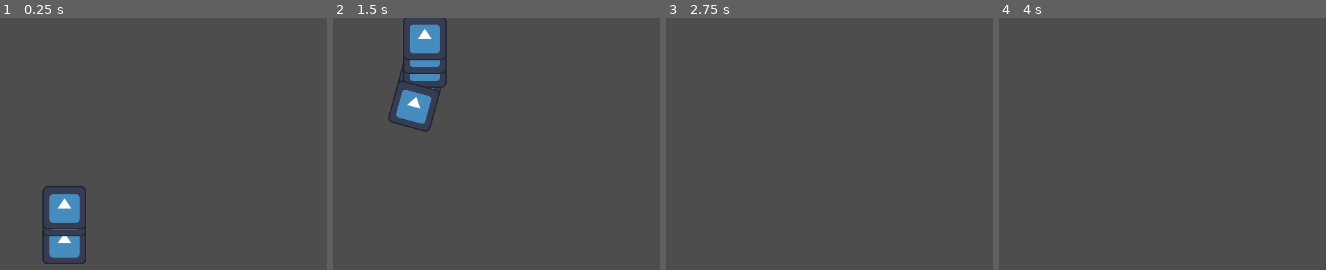
Above: before the commit, frames 1-4 (left to right).
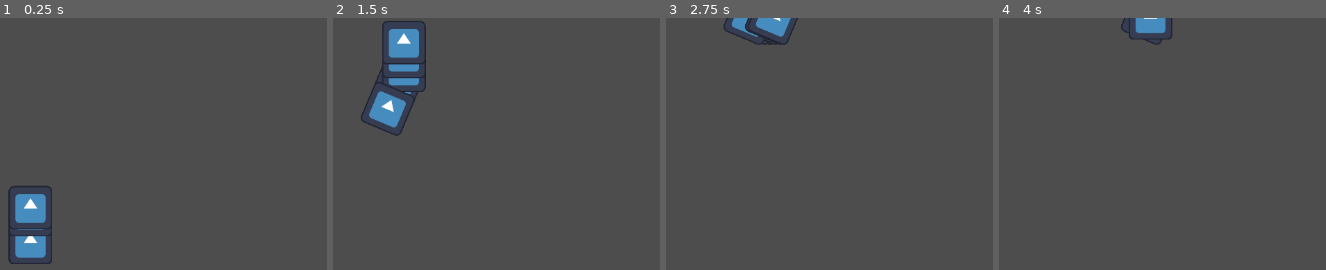
Above: after the commit, the same moments.

Repository: tylercchase/gmtk-2025
Game: Godot game, scene res://src/main.tscn
Two runs of this game, one before a commit and one after it. Both use one fixed random seed, a clock stepped at 60 frames per second and the inputs below. The engine's default icon, where the game draws it, is replaced by a stand-in: a white triangle on a blue panel in a dark square.
Inputs:
- Up to frame 1 (0.25 s): no input
- Up to frame 2 (1.5 s): hold D (move_right) 0.53-1.28 s; hold A (move_left) from 1.28 s (still down)
- Up to frame 3 (2.75 s): release A (move_left) at 2.03 s; hold D (move_right) from 2.03 s (still down)
- Up to frame 4 (4 s): release D (move_right) at 3.53 s; hold A (move_left) from 3.53 s (still down)

The runs differ from the first frame. In frame 1, 4.9% of the frame differs, in the area x 2-27%, y 66-98%; in frame 2, 5.7%, in the area x 8-35%, y 0-47%; in frame 3, 1.2%; in frame 4, 0.8%.

Commit message:
fix: player clamped to edges of camera

Diff:
--- a/src/main.tscn
+++ b/src/main.tscn
@@ -9,5 +9,7 @@
 player_node = NodePath("../Player")
 
 [node name="Camera2D" type="Camera2D" parent="."]
+anchor_mode = 0
 
 [node name="Player" parent="." instance=ExtResource("1_eewff")]
+position = Vector2(527, 324)
--- a/src/player/player.gd
+++ b/src/player/player.gd
@@ -4,7 +4,7 @@
 @export var SPEED = 200
 
 var direction = Vector2(0,-1)
-var rotation_amount = 50
+var rotation_amount = 75
 
 var screen_size # Size of the game window.
 
@@ -19,4 +19,7 @@
 
 
 func _process(delta: float) -> void:
-	global_position += direction.rotated(rotation).normalized() * SPEED * delta
+	global_position = (global_position + (direction.rotated(rotation).normalized() * SPEED * delta)).clamp(
+	 Vector2.ZERO,
+	 screen_size
+	)
